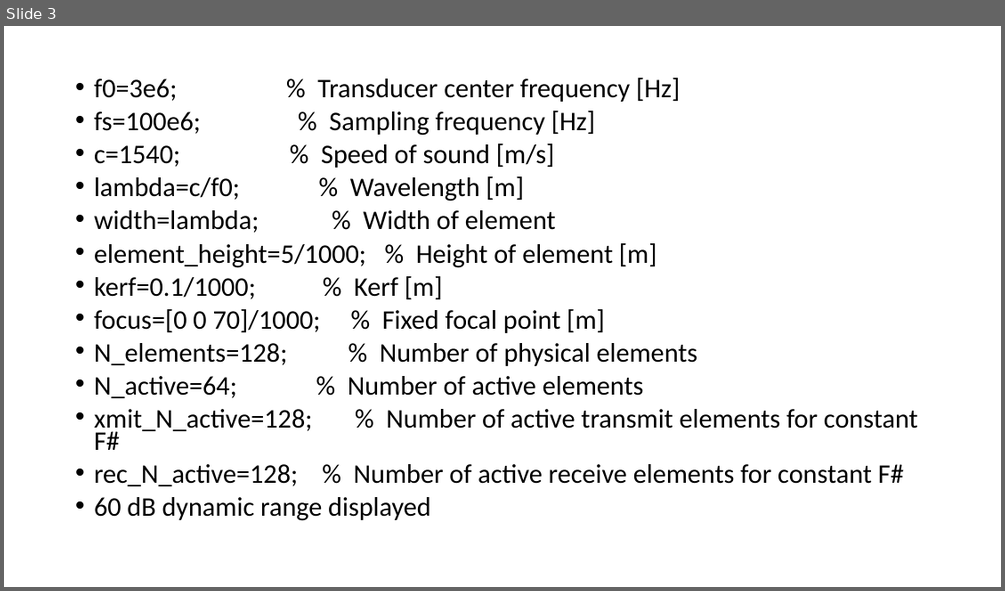
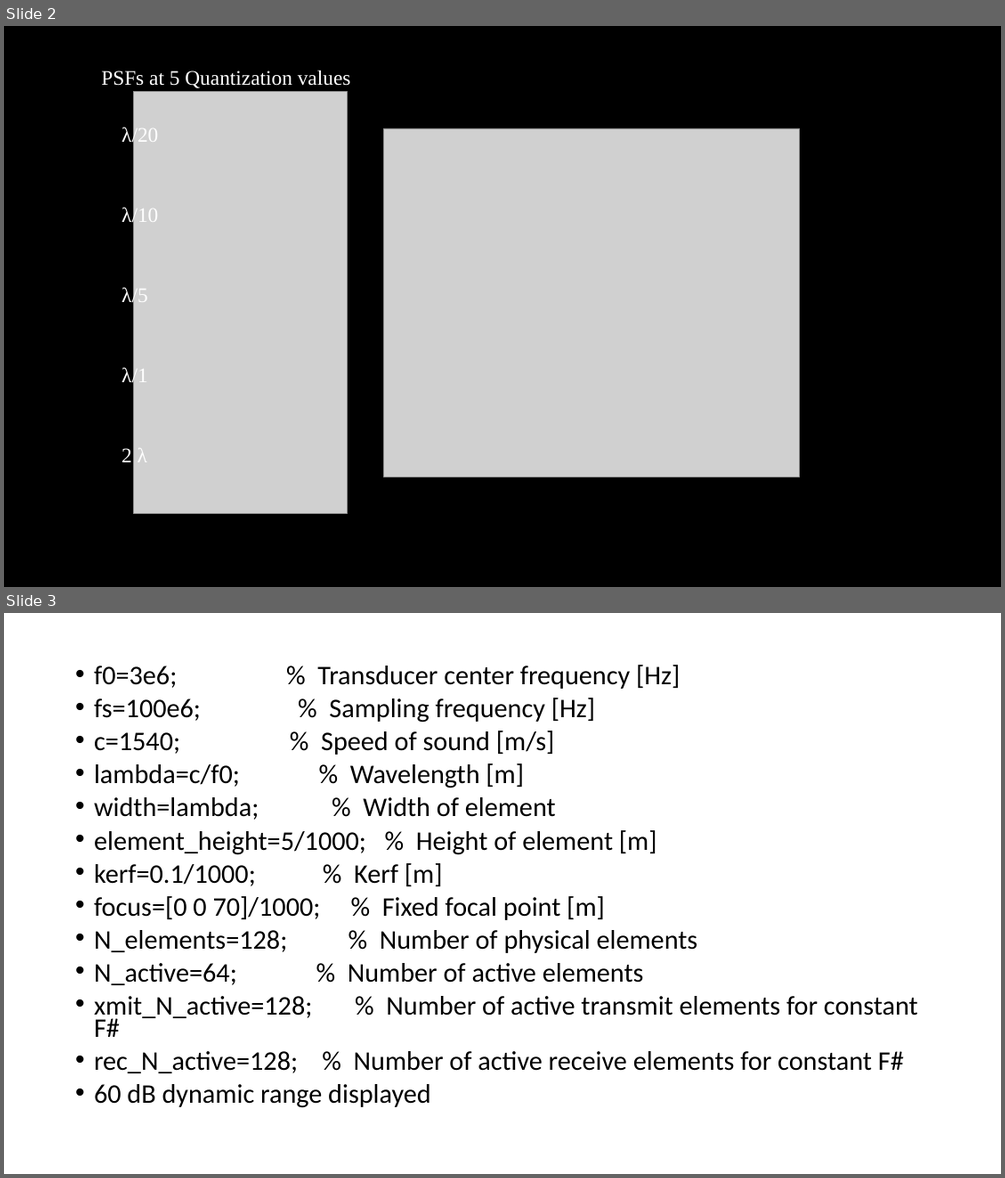
Before and after one commit to tomjmanuel/Byram, a slide deck: field2Proj/projectppt.pptx. Shown one above the other, each under a label of ours: slide 3 before the commit, slides 2 and 3 after it. The pictures are 1005x591 and 1005x1178 pixels, drawn with LibreOffice and Linux fonts; fonts in the diff are those of the drawing; grey boxes stand for pictures. Boxes give left, top, right and bottom in pixels: in the first picture for what was removed or moved away, otherwise in the second. Text is boxed around its words. In the diff, an @@ line names an element or a change of style, - is before the commit and + after.

```diff
--- a/field2Proj/projectppt.pptx
+++ b/field2Proj/projectppt.pptx
@@ slide 2 added at bbox=[4, 26, 1001, 587], background #000000 @@
@@ text added at bbox=[101, 70, 351, 88], 20 pt, text #FFFFFF @@
+PSFs at 5 Quantization values
@@ picture added at bbox=[133, 92, 348, 513] @@
@@ text added at bbox=[121, 126, 158, 147], 20 pt, text #FFFFFF @@
+λ/20
@@ picture added at bbox=[384, 128, 800, 477] @@
@@ text added at bbox=[121, 206, 158, 227], 20 pt, text #FFFFFF @@
+λ/10
@@ text added at bbox=[121, 286, 147, 307], 20 pt, text #FFFFFF @@
+λ/5
@@ text added at bbox=[121, 366, 147, 387], 20 pt, text #FFFFFF @@
+λ/1
@@ text added at bbox=[121, 448, 147, 462], 20 pt, text #FFFFFF @@
+2 λ
```
Also in this commit, not shown: 1 slide changed, 1 slide removed, 10 other files.
